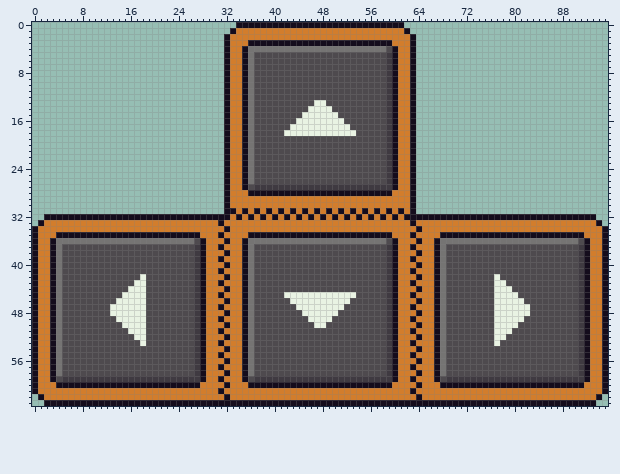
Sprite sheet, stored at World of Zuul - Dungeon of Zuul/src/sprites/arrows.png. Above: the version before the commit.
The file is 192x128 pixels, drawn in blocks of 2x2; one block is one cell here.
Once edited:
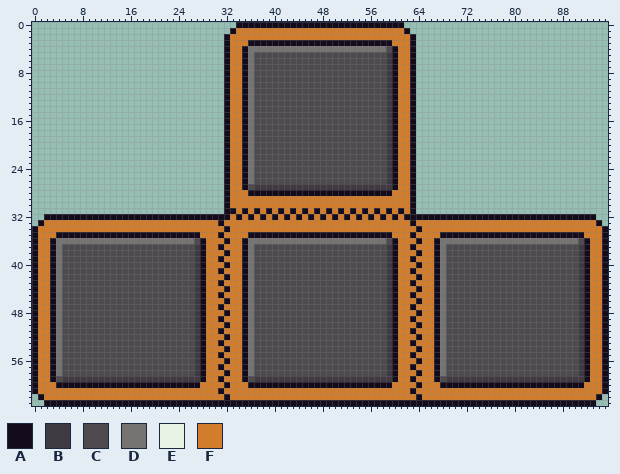
Palette (. is transparent): A #140c1c  B #3f3a41  C #4e4a4e  D #757473  E #e9f3e3  F #d27d2c
Edits made:
y 13: x 47..48 EE -> CC
y 14: x 46..49 EEEE -> CCCC
y 15: x 45..50 EEEEEE -> CCCCCC
y 16: x 44..51 EEEEEEEE -> CCCCCCCC
y 17: x 43..52 EEEEEEEEEE -> CCCCCCCCCC
y 18: x 42..53 EEEEEEEEEEEE -> CCCCCCCCCCCC
y 42: x 18 E -> C; x 77 E -> C
y 43: x 17..18 EE -> CC; x 77..78 EE -> CC
y 44: x 16..18 EEE -> CCC; x 77..79 EEE -> CCC
y 45: x 15..18 EEEE -> CCCC; x 42..53 EEEEEEEEEEEE -> CCCCCCCCCCCC; x 77..80 EEEE -> CCCC
y 46: x 14..18 EEEEE -> CCCCC; x 43..52 EEEEEEEEEE -> CCCCCCCCCC; x 77..81 EEEEE -> CCCCC
y 47: x 13..18 EEEEEE -> CCCCCC; x 44..51 EEEEEEEE -> CCCCCCCC; x 77..82 EEEEEE -> CCCCCC
y 48: x 13..18 EEEEEE -> CCCCCC; x 45..50 EEEEEE -> CCCCCC; x 77..82 EEEEEE -> CCCCCC
y 49: x 14..18 EEEEE -> CCCCC; x 46..49 EEEE -> CCCC; x 77..81 EEEEE -> CCCCC
y 50: x 15..18 EEEE -> CCCC; x 47..48 EE -> CC; x 77..80 EEEE -> CCCC
y 51: x 16..18 EEE -> CCC; x 77..79 EEE -> CCC
y 52: x 17..18 EE -> CC; x 77..78 EE -> CC
y 53: x 18 E -> C; x 77 E -> C
Where, in picture pixels (left, top, right, bottom), the same in both pictures:
changed: (284, 100, 356, 136)
changed: (110, 274, 146, 346)
changed: (494, 274, 530, 346)
changed: (284, 292, 356, 328)
